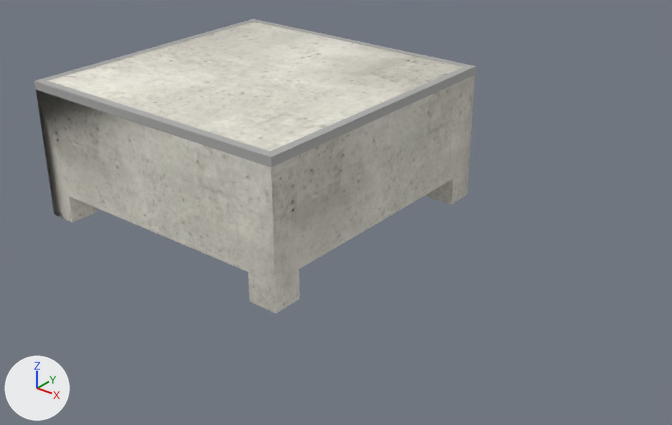
A saved change to the glTF model public/katalog/modelle/table-60.gltf.
The view is the same before and after, from a camera (50 mm lens) standing at (2.5, -2.63, 1.71) and looking at (0.4, -0.01, 0.09). The axes (+X, +Y, +Z) are drawn at lower left. The lights are the same throughout. The older version comes first.

Names of what the first picture shows: 'SK0017_Table_-60.001'.
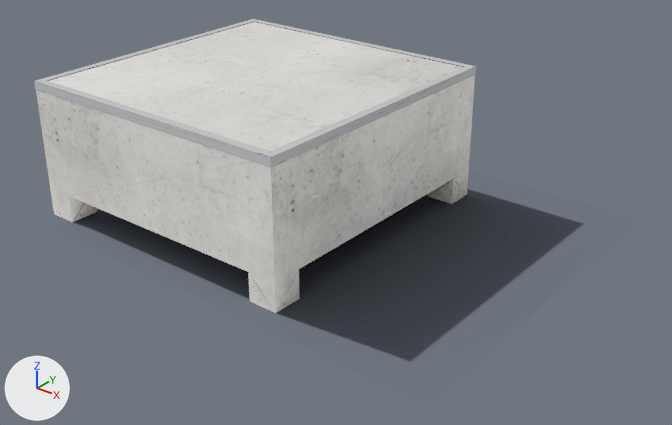
Where the change shows, as pixel boxes (x1, y1, x2, y2) in the pictures (672 x 425 px):
'SK0017_Table_-60.001', surface changed: (34, 19, 476, 313) in both
'Schatten', added: after (70, 189, 582, 361)

The change, as a diff of the scene's bpy script:
```diff
--- a/public/katalog/modelle/table-60.gltf.py
+++ b/public/katalog/modelle/table-60.gltf.py
@@ img_table_60_licht @@
+img_table_60_licht = load_image('table-60_licht', 'texturen/table-60_licht.jpg', 2048, 2048, 'sRGB')
@@ img_table_60_schatten @@
+img_table_60_schatten = load_image('table-60_schatten', 'texturen/table-60_schatten.png', 414, 335, 'sRGB')
@@ mat_beton_web_103 @@
 mat_beton_web_103 = bpy.data.materials.new('Beton_web.103')
-# nodes: BsdfPrincipled, NormalMap, OutputMaterial, TexImage x2, UVMap x2
-# uses the picture img_table_60_farbe
-# uses the picture img_table_60_normal
+# nodes: BsdfTransparent, Emission, LightPath, MixShader, OutputMaterial, TexImage, UVMap
+# uses the picture img_table_60_licht
@@ mat_kantenwinkel_web_055 @@
 mat_kantenwinkel_web_055 = bpy.data.materials.new('Kantenwinkel_web.055')
-# nodes: BsdfPrincipled, NormalMap, OutputMaterial, TexImage x2, UVMap x2
-# uses the picture img_table_60_farbe
-# uses the picture img_table_60_normal
+# nodes: BsdfTransparent, Emission, LightPath, MixShader, OutputMaterial, TexImage, UVMap
+# uses the picture img_table_60_licht
@@ mat_schatten_085 @@
+mat_schatten_085 = bpy.data.materials.new('Schatten.085')
+# uses the picture img_table_60_schatten
@@ me_schatten @@
+me_schatten.from_pydata(...)  # 4 vertices, 2 faces; spans x -0.65..1.32, y -0.73..0.86, z 0.0
+me_schatten.materials.append(mat_schatten_085)
@@ ob_schatten @@
+ob_schatten = bpy.data.objects.new('Schatten', me_schatten)
+ob_schatten.location = (0.0, 0.0, 0.0)
```
